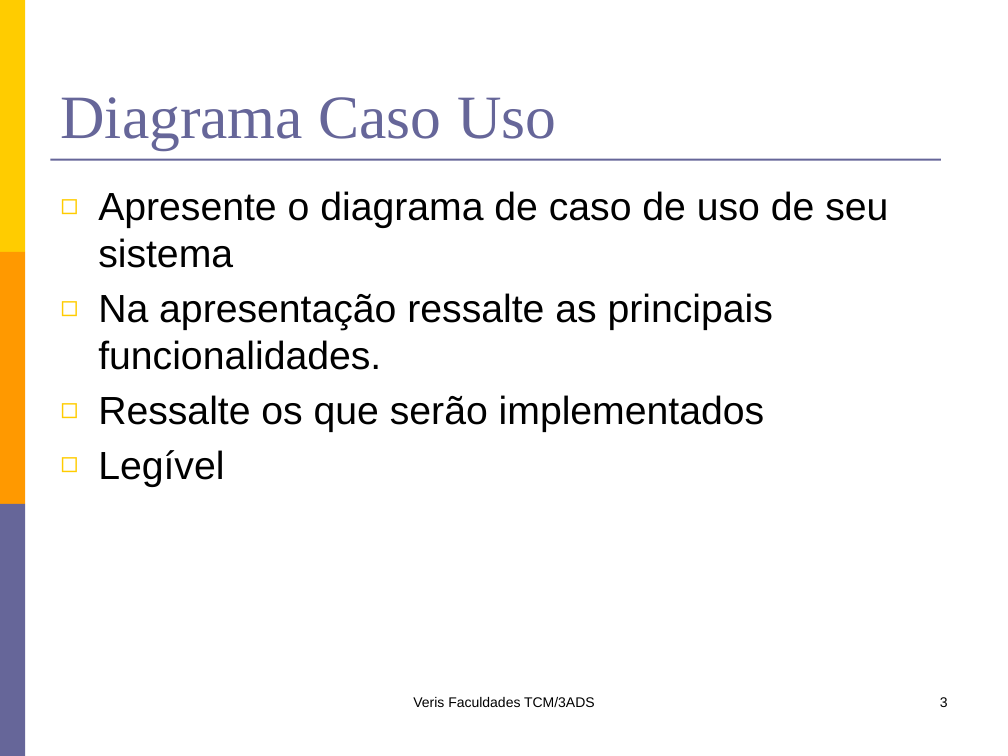
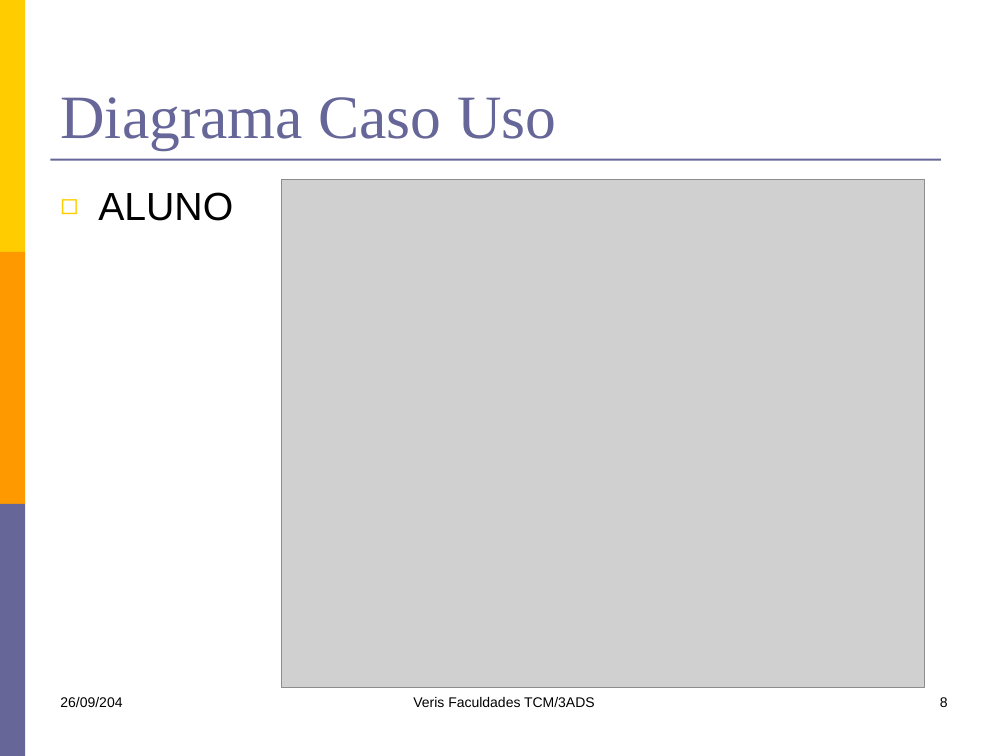
Before and after one commit to lfernandobra/pi5g1s14, a slide deck: slide 8 of documentacao/G5_Apresentacao2sem2014.pptx (slide 3 before the commit). Drawn at 1008x756 pixels with LibreOffice and Linux fonts; fonts in the diff are those of the drawing; grey boxes stand for pictures. Boxes give left, top, right and bottom in pixels: in the first picture for what was removed or moved away, otherwise in the second. Text is boxed around its words. In the diff, an @@ line names an element or a change of style, - is before the commit and + after.

```diff
--- a/documentacao/G5_Apresentacao2sem2014.pptx
+++ b/documentacao/G5_Apresentacao2sem2014.pptx
@@ picture added at (x1=282, y1=179, x2=925, y2=687) @@
@@ text at (x1=98, y1=192, x2=233, y2=221): text changed @@
-◻ Apresente o diagrama de caso de uso de seu sistema
-◻ Na apresentação ressalte as principais funcionalidades.
-◻ Ressalte os que serão implementados
-◻ Legível
+◻ ALUNO
@@ text added at (x1=60, y1=697, x2=122, y2=707), 10 pt, text #000000 @@
+26/09/204
@@ page number at (x1=940, y1=697, x2=948, y2=707): text changed @@
-3
+8
```
Also in this commit, not shown: 3 other slides changed, 9 slides added.
